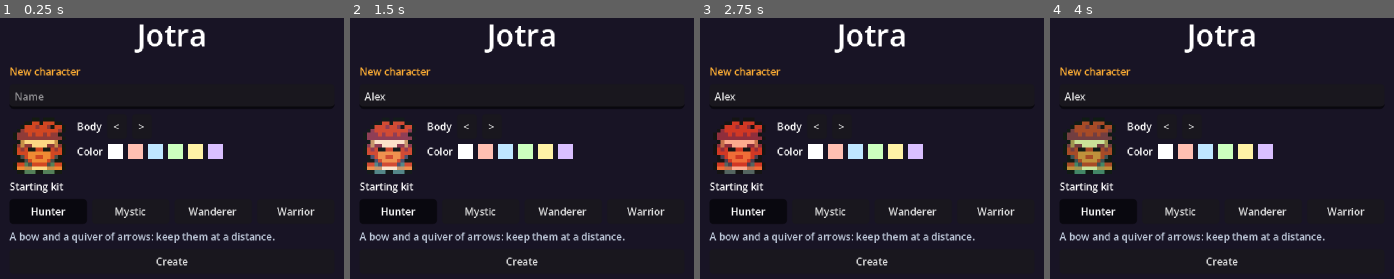
Above: before the commit, frames 1-4 (left to right).
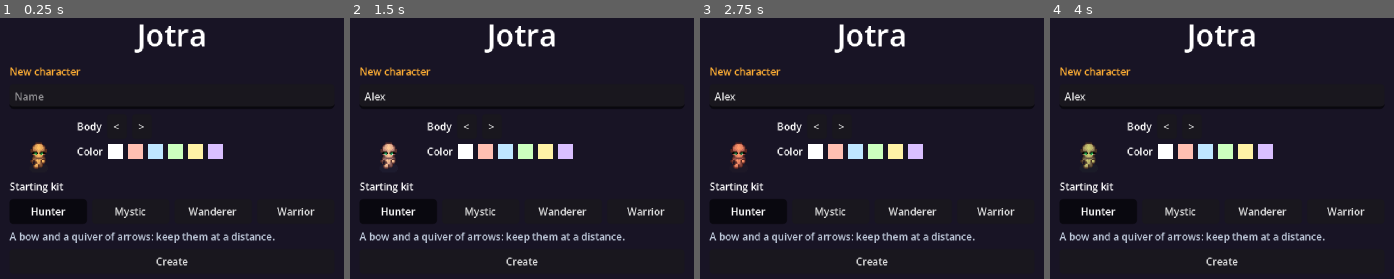
Above: after the commit, the same moments.

Repository: yggdrion/jotra
Game: Godot game, scene res://scenes/main.tscn
Same seed, same stepped clock (60 frames per second), same inputs: the game is played once before the commit and once after it.
Inputs (mouse positions are in pixels of both pictures, inside the frame that each line leads up to):
- Up to frame 1 (0.25 s): no input
- Up to frame 2 (1.5 s): click (522, 96) at 0.52 s; type "Alex" at 0.6 s; click (466, 151) at 1.27 s
- Up to frame 3 (2.75 s): click (834, 151) at 2.02 s
- Up to frame 4 (4 s): click (1204, 151) at 2.77 s; click (1225, 151) at 3.52 s

The runs differ from the first frame. In frame 1, 2.3% of the frame differs, in the area x 4-19%, y 39-60%; in frame 2, 2.3%; in frame 3, 2.2%; in frame 4, 2.3%.

Commit message:
feat(art): grim world and characters from the free craftpix packs

Diff:
--- a/game/data/enemies/barrow_draugr.tres
+++ b/game/data/enemies/barrow_draugr.tres
@@ -1,7 +1,7 @@
 [gd_resource type="Resource" script_class="EnemyDef" format=3]
 
 [ext_resource type="Script" path="res://scripts/content/enemy_def.gd" id="1"]
-[ext_resource type="Texture2D" path="res://assets/ninja_adventure/characters/skeleton_walk.png" id="sheet"]
+[ext_resource type="Texture2D" path="res://assets/craftpix/characters/draugr_walk.png" id="sheet"]
 
 [resource]
 script = ExtResource("1")
--- a/game/data/enemies/barrow_king.tres
+++ b/game/data/enemies/barrow_king.tres
@@ -1,13 +1,13 @@
 [gd_resource type="Resource" script_class="EnemyDef" format=3]
 
 [ext_resource type="Script" path="res://scripts/content/enemy_def.gd" id="1"]
-[ext_resource type="Texture2D" path="res://assets/ninja_adventure/characters/skeleton_walk.png" id="sheet"]
+[ext_resource type="Texture2D" path="res://assets/craftpix/characters/barrow_lord_walk.png" id="sheet"]
 
 [resource]
 script = ExtResource("1")
 display_name = "Barrow King"
 sheet = ExtResource("sheet")
-size = 2.0
+size = 1.4
 health = 325.0
 damage = 16.0
 speed = 75.0
--- a/game/data/enemies/bloated_draugr.tres
+++ b/game/data/enemies/bloated_draugr.tres
@@ -1,7 +1,7 @@
 [gd_resource type="Resource" script_class="EnemyDef" format=3]
 
 [ext_resource type="Script" path="res://scripts/content/enemy_def.gd" id="1"]
-[ext_resource type="Texture2D" path="res://assets/ninja_adventure/characters/skeleton_walk.png" id="sheet"]
+[ext_resource type="Texture2D" path="res://assets/craftpix/characters/draugr_walk.png" id="sheet"]
 
 [resource]
 script = ExtResource("1")
--- a/game/data/enemies/draugr.tres
+++ b/game/data/enemies/draugr.tres
@@ -1,7 +1,7 @@
 [gd_resource type="Resource" script_class="EnemyDef" format=3]
 
 [ext_resource type="Script" path="res://scripts/content/enemy_def.gd" id="1"]
-[ext_resource type="Texture2D" path="res://assets/ninja_adventure/characters/skeleton_walk.png" id="sheet"]
+[ext_resource type="Texture2D" path="res://assets/craftpix/characters/draugr_walk.png" id="sheet"]
 
 [resource]
 script = ExtResource("1")
--- a/game/data/enemies/draugr_archer.tres
+++ b/game/data/enemies/draugr_archer.tres
@@ -1,13 +1,13 @@
 [gd_resource type="Resource" script_class="EnemyDef" format=3]
 
 [ext_resource type="Script" path="res://scripts/content/enemy_def.gd" id="1"]
-[ext_resource type="Texture2D" path="res://assets/ninja_adventure/characters/hunter_walk.png" id="sheet"]
+[ext_resource type="Texture2D" path="res://assets/craftpix/characters/draugr_walk.png" id="sheet"]
 
 [resource]
 script = ExtResource("1")
 sheet = ExtResource("sheet")
 behavior = 1
-tint = Color(0.8, 0.85, 0.8, 1)
+tint = Color(0.95, 0.88, 0.7, 1)
 health = 45.0
 damage = 18.0
 speed = 85.0
--- a/game/data/enemies/shield_draugr.tres
+++ b/game/data/enemies/shield_draugr.tres
@@ -1,7 +1,7 @@
 [gd_resource type="Resource" script_class="EnemyDef" format=3]
 
 [ext_resource type="Script" path="res://scripts/content/enemy_def.gd" id="1"]
-[ext_resource type="Texture2D" path="res://assets/ninja_adventure/characters/skeleton_walk.png" id="sheet"]
+[ext_resource type="Texture2D" path="res://assets/craftpix/characters/barrow_lord_walk.png" id="sheet"]
 
 [resource]
 script = ExtResource("1")
--- a/game/data/enemies/wolf.tres
+++ b/game/data/enemies/wolf.tres
@@ -1,7 +1,7 @@
 [gd_resource type="Resource" script_class="EnemyDef" format=3]
 
 [ext_resource type="Script" path="res://scripts/content/enemy_def.gd" id="1"]
-[ext_resource type="Texture2D" path="res://assets/ninja_adventure/characters/caveman_walk.png" id="sheet"]
+[ext_resource type="Texture2D" path="res://assets/craftpix/characters/draugr_walk.png" id="sheet"]
 
 [resource]
 script = ExtResource("1")
--- a/game/scripts/client/chunk_view.gd
+++ b/game/scripts/client/chunk_view.gd
@@ -4,25 +4,27 @@
 ## and built pieces as children y-sorted with the players.
 # ponytail: tiles drawn one by one in _draw until the art needs a TileMapLayer (autotiled edges).
 
-const GROUND := preload("res://assets/ninja_adventure/tilesets/TilesetFloor.png")
+const GROUND := preload("res://assets/craftpix/tiles/ground.png")
 ## Per biome, the top-left of a row of five ground tiles: plain, then four with tufts.
-const GROUND_ROWS: Array[Vector2] = [
-	Vector2(0, 192), Vector2(176, 192), Vector2(176, 304), Vector2(0, 304)
-]
+const GROUND_ROWS: Array[Vector2] = [Vector2(0, 0), Vector2(0, 16), Vector2(0, 32), Vector2(0, 48)]
 ## One tile in this many gets tufts.
 const TUFT_EVERY := 5
 
 
-## Tree or rock, standing on its tile's center; brighter while E acts on it.
+## Tree or rock, standing on its tile's center at its own size; brighter while E acts on it.
 class PropView:
 	extends Node2D
 
-	const NATURE := preload("res://assets/ninja_adventure/tilesets/TilesetNature.png")
-	## Tree per biome (meadow, forest, marsh, bone hills), 32×32.
-	const TREES: Array[Rect2] = [
-		Rect2(0, 0, 32, 32), Rect2(32, 0, 32, 32), Rect2(64, 0, 32, 32), Rect2(64, 0, 32, 32)
+	## Tree per biome (meadow, forest, marsh, bone hills).
+	const TREES: Array[Texture2D] = [
+		preload("res://assets/craftpix/props/tree_meadow.png"),
+		preload("res://assets/craftpix/props/tree_forest.png"),
+		preload("res://assets/craftpix/props/tree_marsh.png"),
+		preload("res://assets/craftpix/props/tree_bone.png"),
 	]
-	const ROCK := Rect2(288, 144, 16, 16)
+	const ROCK := preload("res://assets/craftpix/props/rock.png")
+	## How far below the sprite's bottom edge its base stands (the shadow reaches past it), px.
+	const BASE := 4
 	## Sticks and pebbles are the items' own icons.
 	const STICK := preload("res://assets/ninja_adventure/items/stick.png")
 	const PEBBLE := preload("res://assets/ninja_adventure/items/pebble.png")
@@ -38,10 +40,10 @@
 
 	func _draw() -> void:
 		var tint := HIGHLIGHT if highlighted else Color.WHITE
-		if kind == WorldGen.Prop.TREE:
-			draw_texture_rect_region(NATURE, Rect2(-16, -29, 32, 32), TREES[biome], tint)
-		elif kind == WorldGen.Prop.ROCK:
-			draw_texture_rect_region(NATURE, Rect2(-8, -13, 16, 16), ROCK, tint)
+		if WorldGen.is_node(kind):
+			var texture := TREES[biome] if kind == WorldGen.Prop.TREE else ROCK
+			var size := texture.get_size()
+			draw_texture(texture, Vector2(-size.x / 2, -size.y + BASE), tint)
 		else:
 			var icon := STICK if kind == WorldGen.Prop.STICK else PEBBLE
 			draw_texture_rect(icon, Rect2(-8, -12, 16, 16), false, tint)
--- a/game/scripts/client/dungeon_view.gd
+++ b/game/scripts/client/dungeon_view.gd
@@ -1,21 +1,16 @@
 class_name DungeonView
 extends Node2D
-## A dungeon run's rooms and corridors on the client: brick floor below everything, a darker
+## A dungeon run's rooms and corridors on the client: cobble floor below everything, a dark slab
 ## wall around each where no other joins it, the exit and the end chest.
 # ponytail: one repeated tile for floor and wall until the room chunks get autotiled edges.
 
-const BRICK := preload("res://assets/ninja_adventure/tilesets/TilesetInteriorFloor.png")
-const BRICK_REGION := Rect2(192, 208, 16, 16)
-const WALL := Color(0.45, 0.45, 0.55)
+const FLOOR := preload("res://assets/craftpix/tiles/dungeon_floor.png")
+const WALL := preload("res://assets/craftpix/tiles/dungeon_wall.png")
 const WALL_WIDTH := 8.0
 var area: Array[Rect2] = []
 var exit: Vector2
 var chest: Vector2
 var _chest_view := ChestView.new()
-## BRICK_REGION cut out, as draw_texture_rect only repeats a whole texture.
-var _brick: Texture2D = ImageTexture.create_from_image(
-	BRICK.get_image().get_region(Rect2i(BRICK_REGION))
-)
 
 
 func _ready() -> void:
@@ -40,6 +35,6 @@
 
 func _draw() -> void:
 	for rect in area:
-		draw_texture_rect(_brick, rect.grow(WALL_WIDTH), true, WALL)
+		draw_texture_rect(WALL, rect.grow(WALL_WIDTH), true)
 	for rect in area:
-		draw_texture_rect(_brick, rect, true)
+		draw_texture_rect(FLOOR, rect, true)
--- a/game/scripts/client/grave_view.gd
+++ b/game/scripts/client/grave_view.gd
@@ -3,8 +3,7 @@
 ## A grave on its position: a headstone, with a faint glow on the player's own while it holds
 ## something, brighter while E acts on it.
 
-const SHEET := preload("res://assets/ninja_adventure/tilesets/TilesetElement.png")
-const FRAME := Rect2(64, 32, 16, 16)
+const STONE := preload("res://assets/craftpix/props/grave.png")
 const HIGHLIGHT := Color(1.6, 1.6, 1.6)
 
 ## The chunk it lies in.
@@ -27,4 +26,4 @@
 		var pulse := 0.5 + 0.5 * sin(Time.get_ticks_msec() / 300.0)
 		draw_circle(Vector2(0, -6), 10.0, Color(0.996, 0.682, 0.204, 0.15 + 0.15 * pulse))
 	var tint := HIGHLIGHT if highlighted else Color.WHITE
-	draw_texture_rect_region(SHEET, Rect2(-8, -15, 16, 16), FRAME, tint)
+	draw_texture(STONE, Vector2(-STONE.get_width() / 2.0, -STONE.get_height() + 2), tint)
--- a/game/scripts/client/player_view.gd
+++ b/game/scripts/client/player_view.gd
@@ -7,12 +7,12 @@
 ## the side the last one ended on, a heavy one pulling back first), steps the body toward the
 ## aim and leaves a smear behind the blade.
 
-## Sheet columns per facing.
+## Sheet columns per facing; rows are walk frames, square, as many as fit.
 enum Facing { DOWN, UP, LEFT, RIGHT }
 
 const SHEETS: Array[Texture2D] = [
-	preload("res://assets/ninja_adventure/characters/hunter_walk.png"),
-	preload("res://assets/ninja_adventure/characters/caveman_walk.png"),
+	preload("res://assets/craftpix/characters/wanderer_walk.png"),
+	preload("res://assets/craftpix/characters/orc_walk.png"),
 ]
 ## Multiplied into the sheet, the second half of a look (Net.player_z).
 const TINTS: Array[Color] = [
@@ -23,8 +23,13 @@
 	Color(1.0, 0.95, 0.65),
 	Color(0.85, 0.75, 1.0),
 ]
-const FRAME := 16
-const FRAME_MS := 150
+const FRAME_MS := 110
+## How far below a frame's bottom edge the feet stand, px.
+const FEET := 3
+## Weapon icons, px square.
+const ICON := 16
+## The body's height above the feet, where the health bar goes.
+const BODY := 28
 ## Keeps walking this long after the last move, so frames without one don't flicker to idle.
 const WALK_GRACE_MS := 100
 const FLASH_MS := 100
@@ -120,6 +125,11 @@
 	return HURT if now < _hurt_until else TINTS[tint_of(look)]
 
 
+## A sheet's frame size: four facings side by side.
+static func frame_of(of_sheet: Texture2D) -> int:
+	return of_sheet.get_width() / Facing.size()
+
+
 ## The sheet index of a look (Net.player_z), the first half of it.
 static func sheet_of(of_look: int) -> int:
 	return clampi(of_look / TINTS.size(), 0, SHEETS.size() - 1)
@@ -188,28 +198,31 @@
 
 
 func _row(now: int) -> int:
-	return (now / FRAME_MS) % 4 if now < _walk_until else 0
+	var frames := sheet().get_height() / frame_of(sheet())
+	return (now / FRAME_MS) % frames if now < _walk_until else 0
 
 
 func _draw() -> void:
 	var now := Time.get_ticks_msec()
+	var frame := frame_of(sheet())
+	var body := Rect2(-frame / 2.0, -frame + FEET, frame, frame)
 	for ghost: Array in _ghosts:
 		var fade := 1.0 - float(now - ghost[0]) / GHOST_MS
 		var at: Vector2 = to_local(ghost[1])
 		draw_texture_rect_region(
 			sheet(),
-			Rect2(at + Vector2(-FRAME / 2.0, -FRAME), Vector2(FRAME, FRAME)),
-			Rect2(ghost[3] * FRAME, ghost[2] * FRAME, FRAME, FRAME),
+			Rect2(at + body.position, body.size),
+			Rect2(ghost[3] * frame, ghost[2] * frame, frame, frame),
 			Color(GHOST, GHOST.a * fade)
 		)
-	var region := Rect2(_facing * FRAME, _row(now) * FRAME, FRAME, FRAME)
+	var region := Rect2(_facing * frame, _row(now) * frame, frame, frame)
 	draw_set_transform(pose_offset, pose_rot, pose_scale)
 	var color := tint()
 	color.a *= pose_alpha
-	draw_texture_rect_region(sheet(), Rect2(-FRAME / 2.0, -FRAME, FRAME, FRAME), region, color)
+	draw_texture_rect_region(sheet(), body, region, color)
 	draw_set_transform(Vector2.ZERO)
 	if health < 1.0:
-		var bar := Rect2(-BAR_WIDTH / 2, -FRAME - 5, BAR_WIDTH, 2)
+		var bar := Rect2(-BAR_WIDTH / 2, -BODY - 5, BAR_WIDTH, 2)
 		draw_rect(bar, Color.BLACK)
 		draw_rect(Rect2(bar.position, Vector2(bar.size.x * health, bar.size.y)), Color("e43b44"))
 	if draw_share > 0.0:
@@ -233,7 +246,7 @@
 	var dir := Vector2.from_angle(angle)
 	# The icon's blade points up: turn it to point along dir.
 	draw_set_transform(center + dir * HAND, angle + PI / 2, Vector2.ONE)
-	draw_texture_rect(def.icon, Rect2(-FRAME / 2.0, -FRAME / 2.0, FRAME, FRAME), false)
+	draw_texture_rect(def.icon, Rect2(-ICON / 2.0, -ICON / 2.0, ICON, ICON), false)
 	draw_set_transform(Vector2.ZERO)
 
 
--- a/game/scripts/client/portal_view.gd
+++ b/game/scripts/client/portal_view.gd
@@ -1,17 +1,16 @@
 class_name PortalView
 extends Node2D
-## A way into or out of a dungeon: a barrow mound with a dark doorway, standing on its position,
-## with its name above it.
+## A way into or out of a dungeon: a skull with a gaping mouth for a doorway, standing on its
+## position, with its name above it.
 
 const FONT_SIZE := 8
-const SHEET := preload("res://assets/ninja_adventure/tilesets/TilesetHouse.png")
-const MOUND := Rect2(0, 112, 48, 48)
+const DOOR := preload("res://assets/craftpix/props/barrow.png")
 
 var label := ""
 
 
 func _draw() -> void:
-	draw_texture_rect_region(SHEET, Rect2(-24, -44, 48, 48), MOUND)
+	draw_texture(DOOR, Vector2(-DOOR.get_width() / 2.0, -DOOR.get_height() + 4))
 	var font := ThemeDB.fallback_font
 	var at := Vector2(-40, -48)
 	var center := HORIZONTAL_ALIGNMENT_CENTER
--- a/game/scripts/client/start_menu.gd
+++ b/game/scripts/client/start_menu.gd
@@ -112,7 +112,8 @@
 static func _set_preview(rect: TextureRect, look: int) -> void:
 	var frame := AtlasTexture.new()
 	frame.atlas = PlayerView.SHEETS[PlayerView.sheet_of(look)]
-	frame.region = Rect2(0, 0, PlayerView.FRAME, PlayerView.FRAME)
+	var size := PlayerView.frame_of(frame.atlas)
+	frame.region = Rect2(0, 0, size, size)
 	rect.texture = frame
 	rect.modulate = PlayerView.TINTS[PlayerView.tint_of(look)]
 
--- a/game/scripts/world/world_gen.gd
+++ b/game/scripts/world/world_gen.gd
@@ -15,7 +15,7 @@
 
 # ponytail: placeholder biomes picked from one noise value; real biomes come with art and lore.
 const BIOME_COLORS: Array[Color] = [
-	Color("3e8948"), Color("265c42"), Color("3a4466"), Color("8b9bb4")
+	Color("6f736a"), Color("454d49"), Color("57654e"), Color("9b957e")
 ]
 ## Upper noise bound of MARSH, MEADOW, FOREST; above the last is BONE_HILLS.
 const BIOME_BOUNDS: Array[float] = [-0.3, 0.05, 0.35]
Binary file added: game/assets/craftpix/characters/barrow_lord_walk.png
Not shown, added: game/assets/craftpix/characters/barrow_lord_walk.png.import
Binary file added: game/assets/craftpix/characters/draugr_walk.png
Not shown, changed: game/assets/craftpix/characters/draugr_walk.png.import
Binary file added: game/assets/craftpix/characters/orc_walk.png
Not shown, changed: game/assets/craftpix/characters/orc_walk.png.import
Binary file added: game/assets/craftpix/characters/wanderer_walk.png
Not shown, changed: game/assets/craftpix/characters/wanderer_walk.png.import
Binary file added: game/assets/craftpix/props/barrow.png
Not shown, added: game/assets/craftpix/props/barrow.png.import
Binary file added: game/assets/craftpix/props/grave.png
Not shown, added: game/assets/craftpix/props/grave.png.import
(and 23 more such lines)
